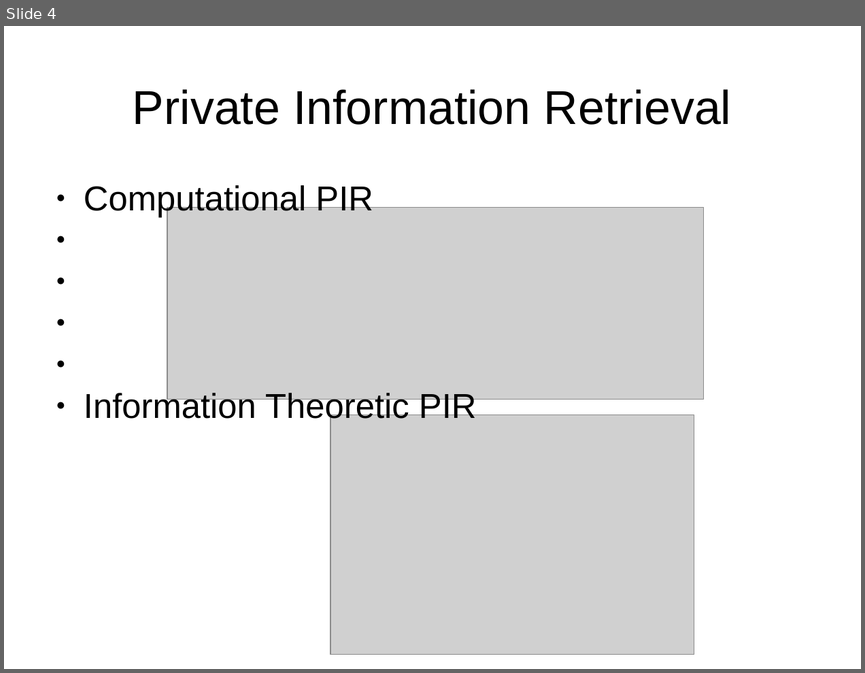
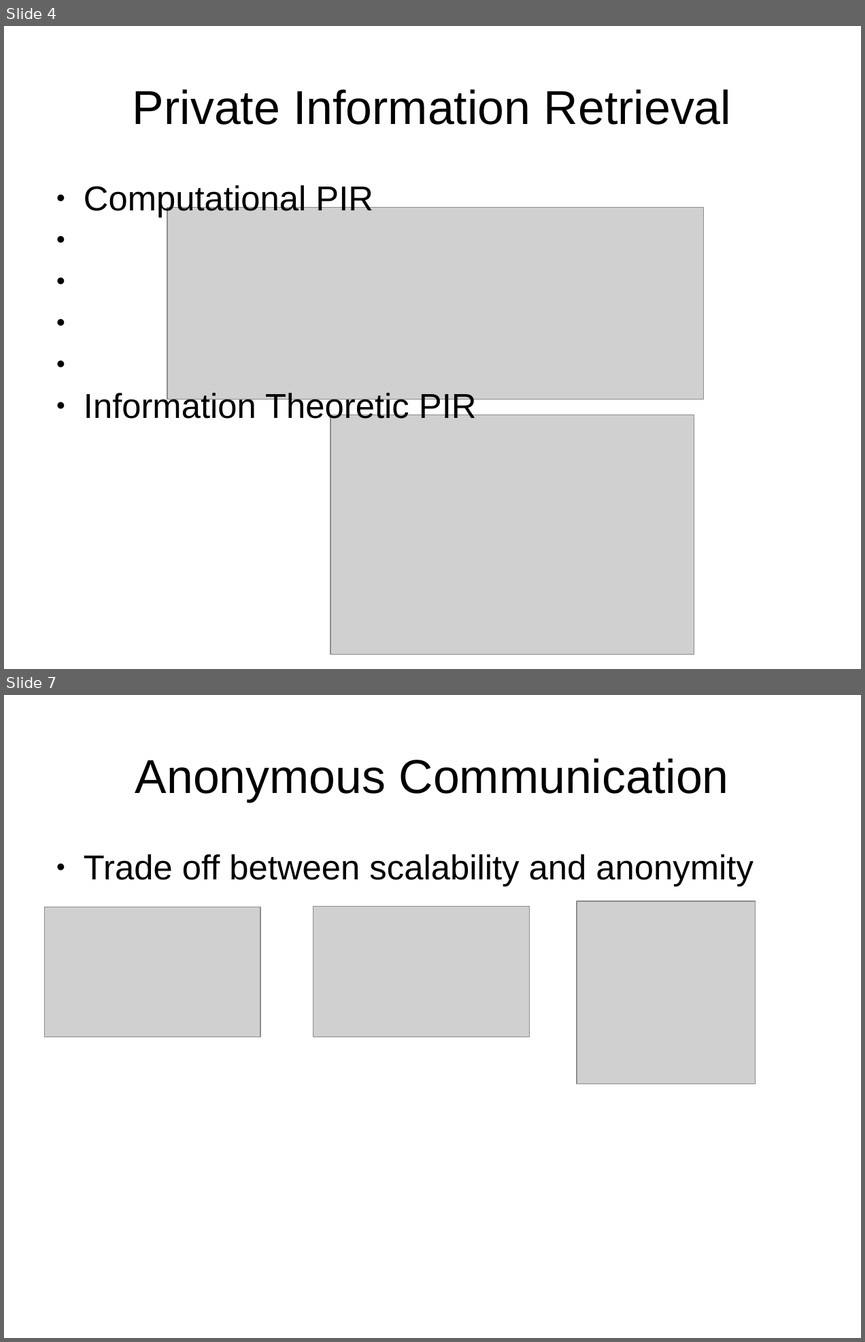
Before and after one commit to IanMartiny/prelim, a slide deck: slides/prelim.pptx. Shown one above the other, each under a label of ours: slide 4 before the commit, slides 4 and 7 after it; the slides between them are not shown. The pictures are 865x673 and 865x1342 pixels, drawn with LibreOffice and Linux fonts; fonts in the diff are those of the drawing; grey boxes stand for pictures. Boxes give left, top, right and bottom in pixels: in the first picture for what was removed or moved away, otherwise in the second. Text is boxed around its words. In the diff, an @@ line names an element or a change of style, - is before the commit and + after.

```diff
--- a/slides/prelim.pptx
+++ b/slides/prelim.pptx
@@ slide 7 added at [4, 695, 861, 1338], background #FFFFFF @@
@@ text added at [135, 758, 729, 802], 44 pt, text #000000 @@
+Anonymous Communication
@@ text added at [84, 854, 753, 887], 32 pt, text #000000 @@
+● Trade off between scalability and anonymity
@@ picture added at [44, 906, 260, 1037] @@
@@ picture added at [313, 906, 530, 1037] @@
@@ picture added at [577, 901, 756, 1084] @@
```
Also in this commit, not shown: 2 slides changed, 3 other slides added, 7 other files.
